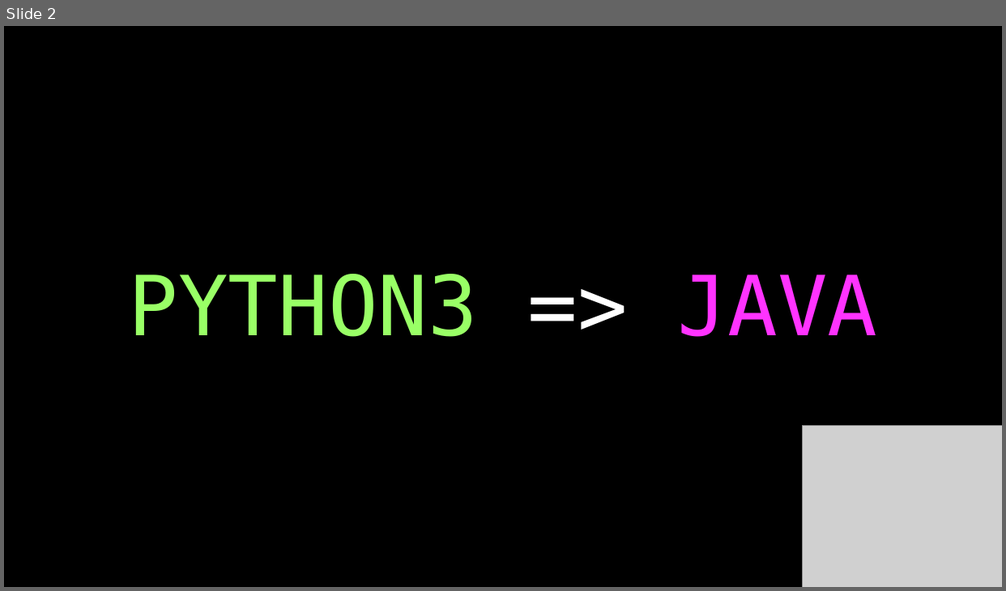
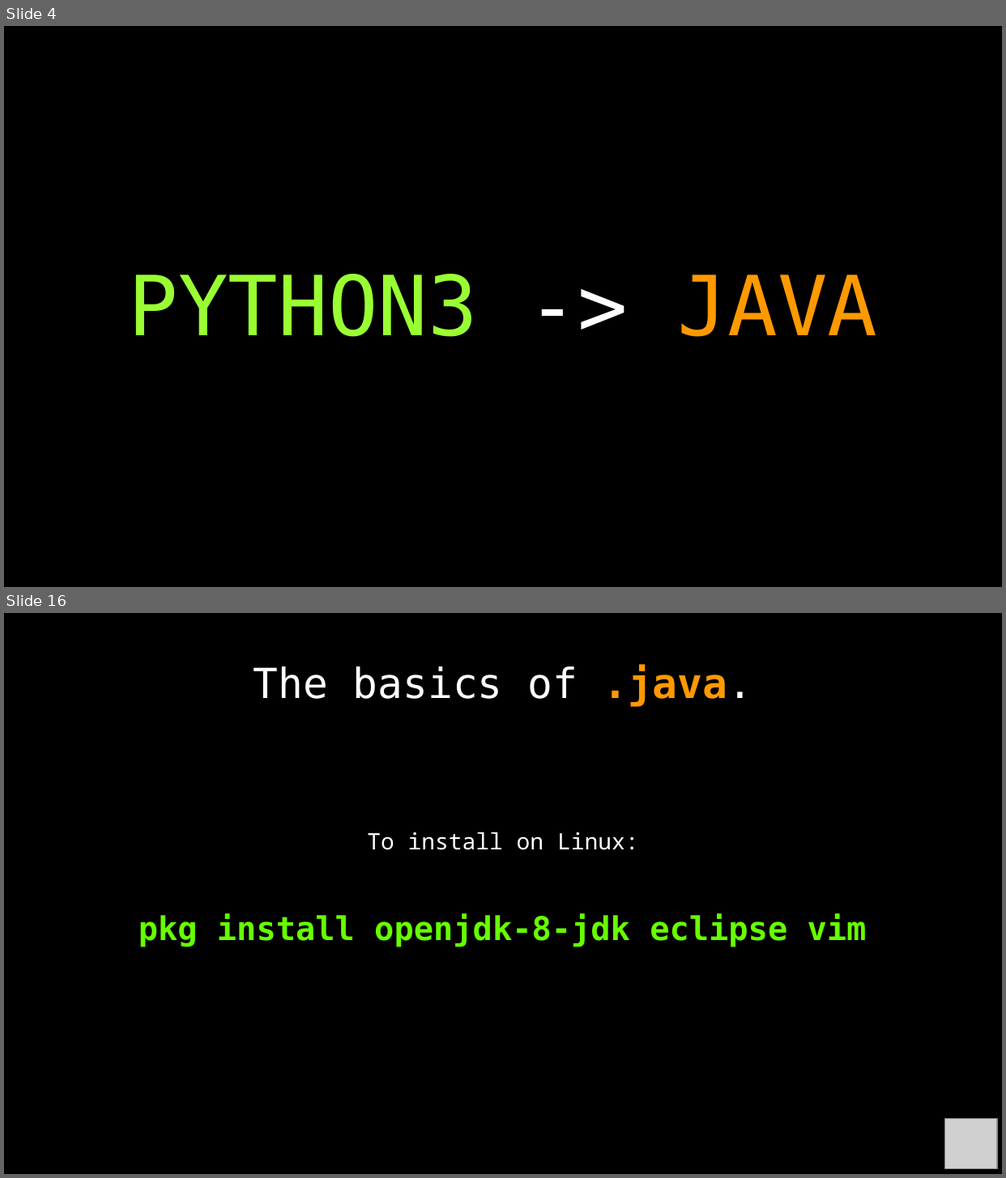
Before and after one commit to RyanFleck/Projects, a slide deck: Teaching/RCF_Py_Java_Tutorial.odp. Shown one above the other, each under a label of ours: slide 2 before the commit, slides 4 and 16 after it; the slides between them are not shown. The pictures are 1006x591 and 1006x1178 pixels, drawn with LibreOffice and Linux fonts; fonts in the diff are those of the drawing; grey boxes stand for pictures; background and template pictures are left out. Boxes give left, top, right and bottom in pixels: in the first picture for what was removed or moved away, otherwise in the second. Text is boxed around its words. In the diff, an @@ line names an element or a change of style, - is before the commit and + after.

```diff
--- a/Teaching/RCF_Py_Java_Tutorial.odp
+++ b/Teaching/RCF_Py_Java_Tutorial.odp
@@ slide 16 added at [4, 613, 1002, 1174], background #000000 @@
@@ title added at [253, 665, 752, 707], 33 pt, text #FFFFFF @@
+The basics of .java.
@@ text added at [138, 832, 867, 948], 26 pt, text #66FF00, bold @@
+To install on Linux:
+pkg install openjdk-8-jdk eclipse vim
@@ picture added at [945, 1119, 997, 1169] @@
@@ what was slide 2 is now slide 4 @@
@@ slide 4 changed as well @@
@@ text at [128, 274, 878, 337]: text changed; text colour #99FF66 to #99FF33 @@
-PYTHON3 => JAVA
+PYTHON3 -> JAVA
@@ picture removed at [803, 426, 1002, 587] @@
```
Also in this commit, not shown: 1 other slide changed, 42 other slides added, 2 slides removed, 3 other files.
